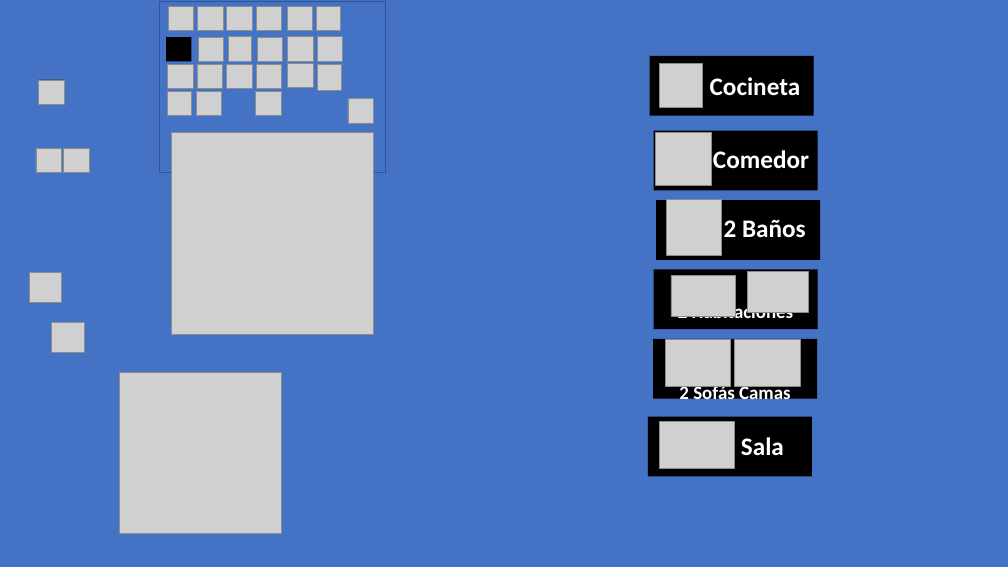
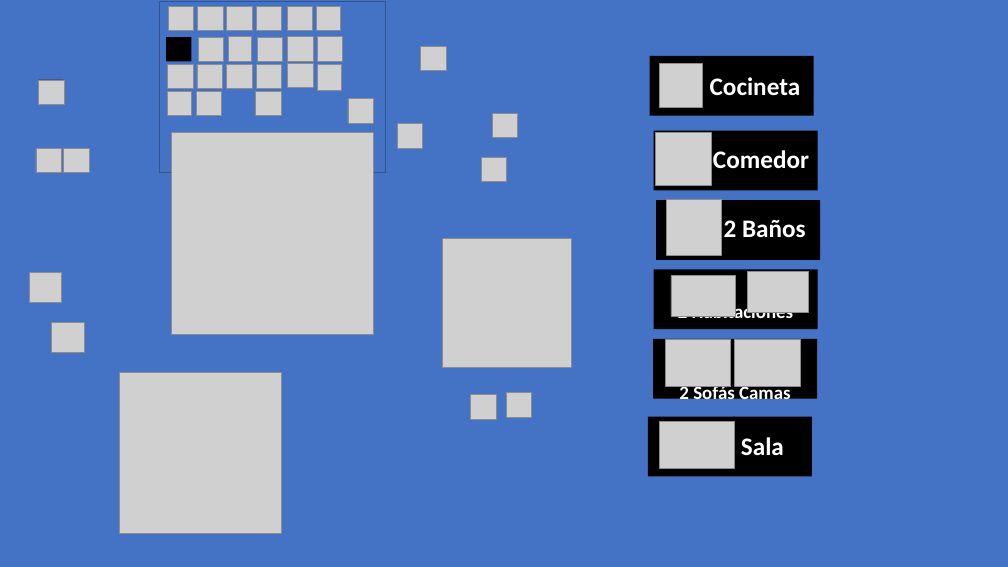
Before and after one commit to anapolavarrieta/plazakokai, a slide deck: slide 1 of public/images/Iconos/edicion iconos.pptx. Drawn at 1008x567 pixels with LibreOffice and Linux fonts; fonts in the diff are those of the drawing; grey boxes stand for pictures; background and template pictures are left out. Boxes give left, top, right and bottom in pixels: in the first picture for what was removed or moved away, otherwise in the second. Text is boxed around its words. In the diff, an @@ line names an element or a change of style, - is before the commit and + after.

```diff
--- a/public/images/Iconos/edicion iconos.pptx
+++ b/public/images/Iconos/edicion iconos.pptx
@@ picture added at <box>421,46,446,70</box> @@
@@ picture added at <box>493,113,518,138</box> @@
@@ picture added at <box>397,123,422,147</box> @@
@@ picture added at <box>481,157,506,181</box> @@
@@ picture added at <box>442,239,572,368</box> @@
@@ picture added at <box>471,395,496,419</box> @@
@@ picture added at <box>507,393,532,417</box> @@
```
Also in this commit, not shown: 7 other files.
